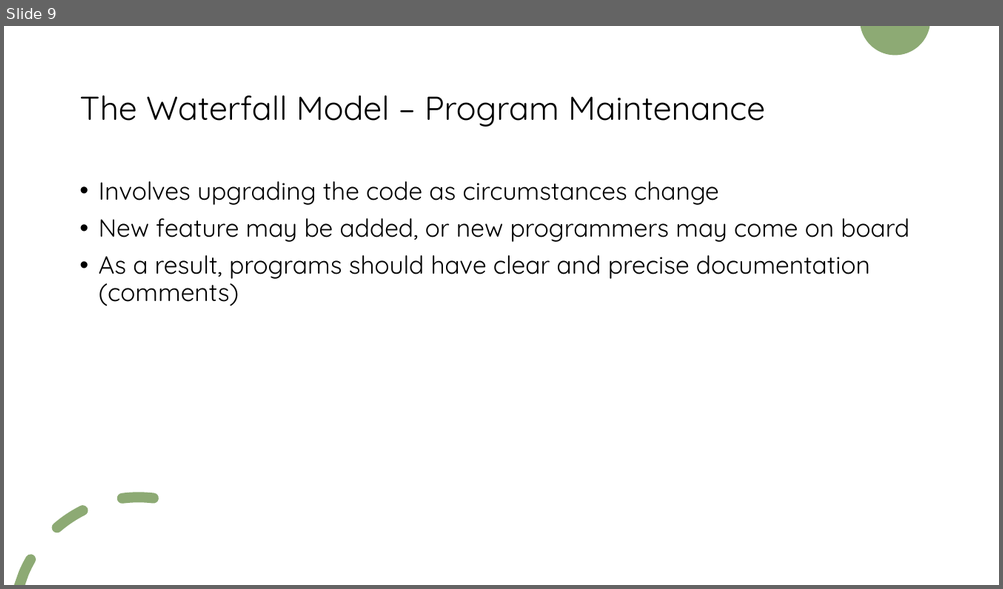
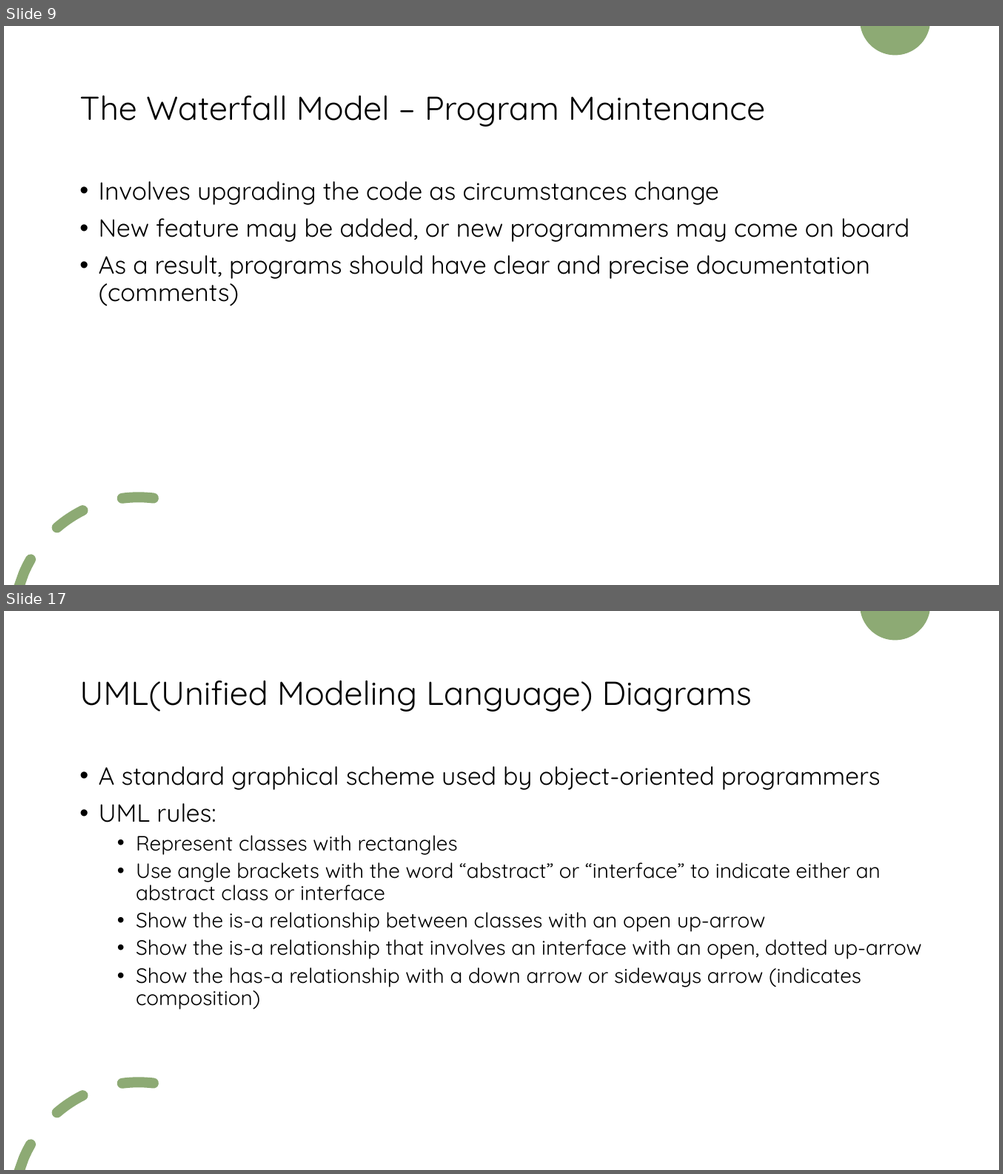
Before and after one commit to KarinaSang/Teaching, a slide deck: AP_Java/ProgramDesign/ProgramDesign.pptx. Shown one above the other, each under a label of ours: slide 9 before the commit, slides 9 and 17 after it; the slides between them are not shown. The pictures are 1003x589 and 1003x1174 pixels, drawn with LibreOffice and Linux fonts; fonts in the diff are those of the drawing. Boxes give left, top, right and bottom in pixels: in the first picture for what was removed or moved away, otherwise in the second. Text is boxed around its words. In the diff, an @@ line names an element or a change of style, - is before the commit and + after.

```diff
--- a/AP_Java/ProgramDesign/ProgramDesign.pptx
+++ b/AP_Java/ProgramDesign/ProgramDesign.pptx
@@ slide 17 added at box(4, 611, 999, 1170), background #FFFFFF; not listed: 2 template elements that a slide beside it also shows @@
@@ title added at box(79, 681, 751, 712), 32 pt, text #000000 @@
+UML(Unified Modeling Language) Diagrams
@@ text added at box(99, 766, 921, 1010), 20 pt, text #000000 @@
+• A standard graphical scheme used by object-oriented programmers
+• UML rules:
+  • Represent classes with rectangles
+  • Use angle brackets with the word “abstract” or “interface” to indicate either an abstract class or interface
+  • Show the is-a relationship between classes with an open up-arrow
+  • Show the is-a relationship that involves an interface with an open, dotted up-arrow
+  • Show the has-a relationship with a down arrow or sideways arrow (indicates composition)
```
Also in this commit, not shown: 1 slide changed, 11 other slides added, 16 slides removed, 11 other files.
